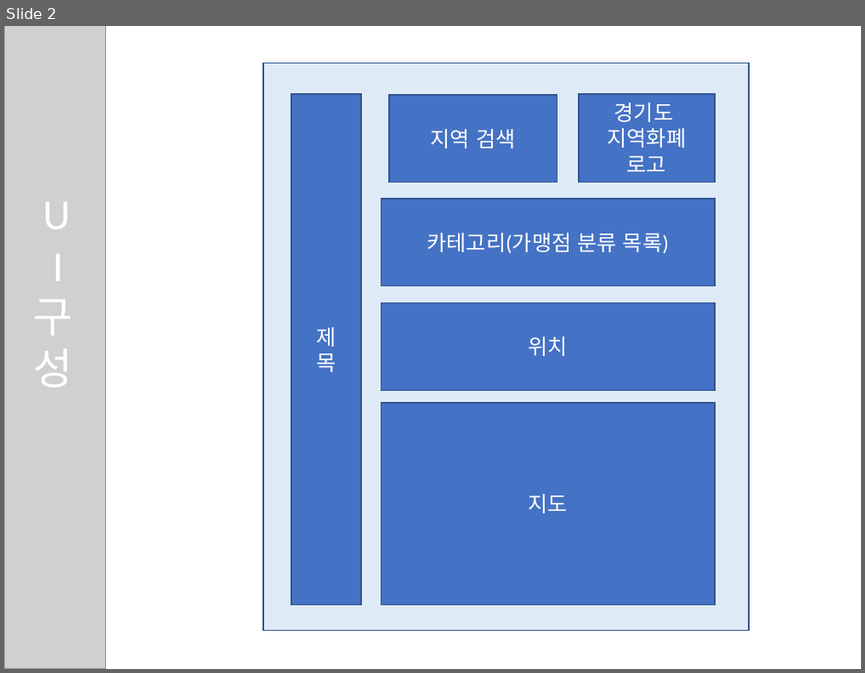
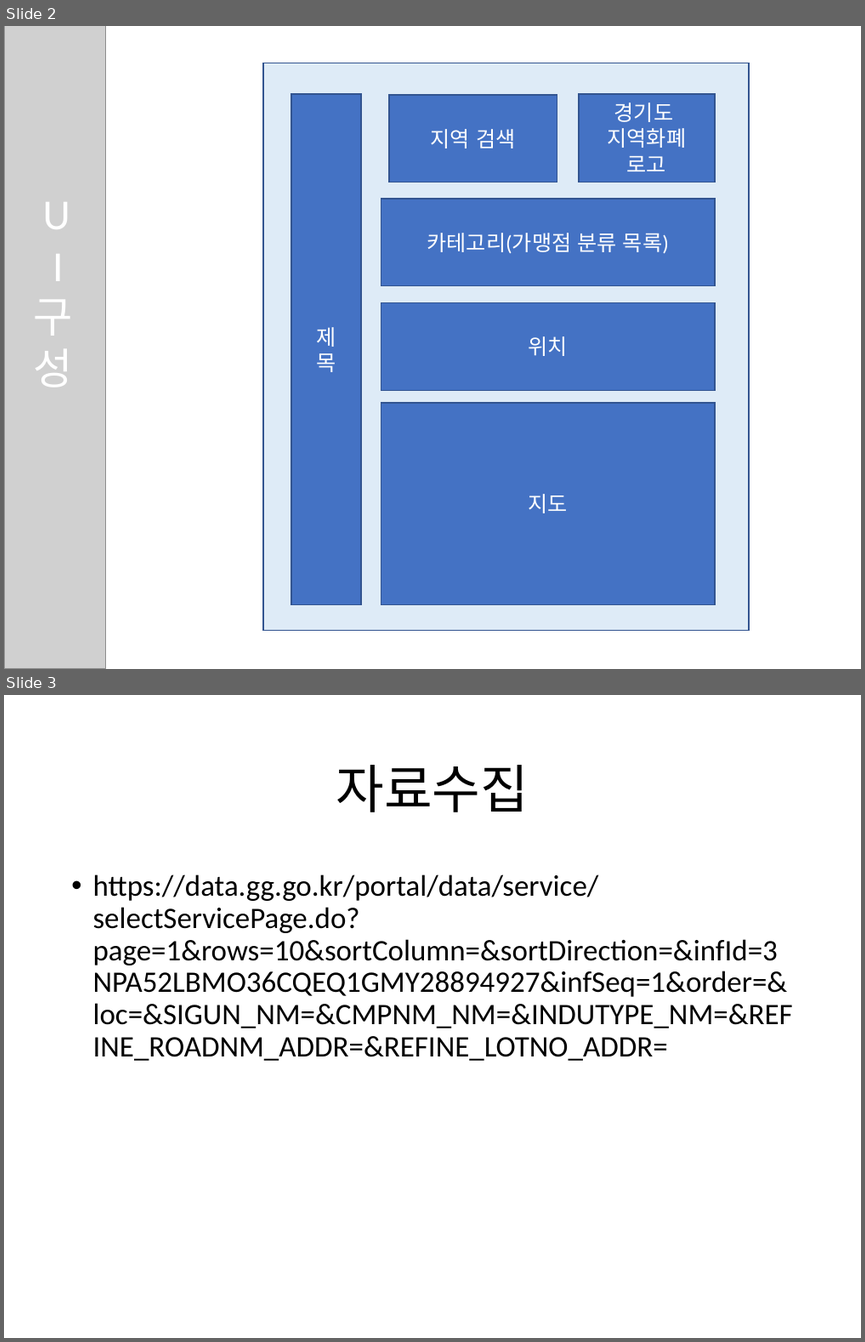
Before and after one commit to HongMyengJin/scriptlang, a slide deck: TermProject/TermProject.pptx. Shown one above the other, each under a label of ours: slide 2 before the commit, slides 2 and 3 after it. The pictures are 865x673 and 865x1342 pixels, drawn with LibreOffice and Linux fonts; fonts in the diff are those of the drawing; grey boxes stand for pictures. Boxes give left, top, right and bottom in pixels: in the first picture for what was removed or moved away, otherwise in the second. Text is boxed around its words. In the diff, an @@ line names an element or a change of style, - is before the commit and + after.

Commit message:
지역화폐 관련 데이터 자료수집

```diff
--- a/TermProject/TermProject.pptx
+++ b/TermProject/TermProject.pptx
@@ slide 3 added at box(4, 695, 861, 1338), background #FFFFFF @@
@@ title added at box(336, 765, 529, 812), 44 pt, text #000000 @@
+자료수집
@@ text added at box(93, 874, 793, 1061), 25 pt, text #000000 @@
+• https://data.gg.go.kr/portal/data/service/selectServicePage.do?page=1&rows=10&sortColumn=&sortDirection=&infId=3NPA52LBMO36CQEQ1GMY28894927&infSeq=1&order=&loc=&SIGUN_NM=&CMPNM_NM=&INDUTYPE_NM=&REFINE_ROADNM_ADDR=&REFINE_LOTNO_ADDR=
```
